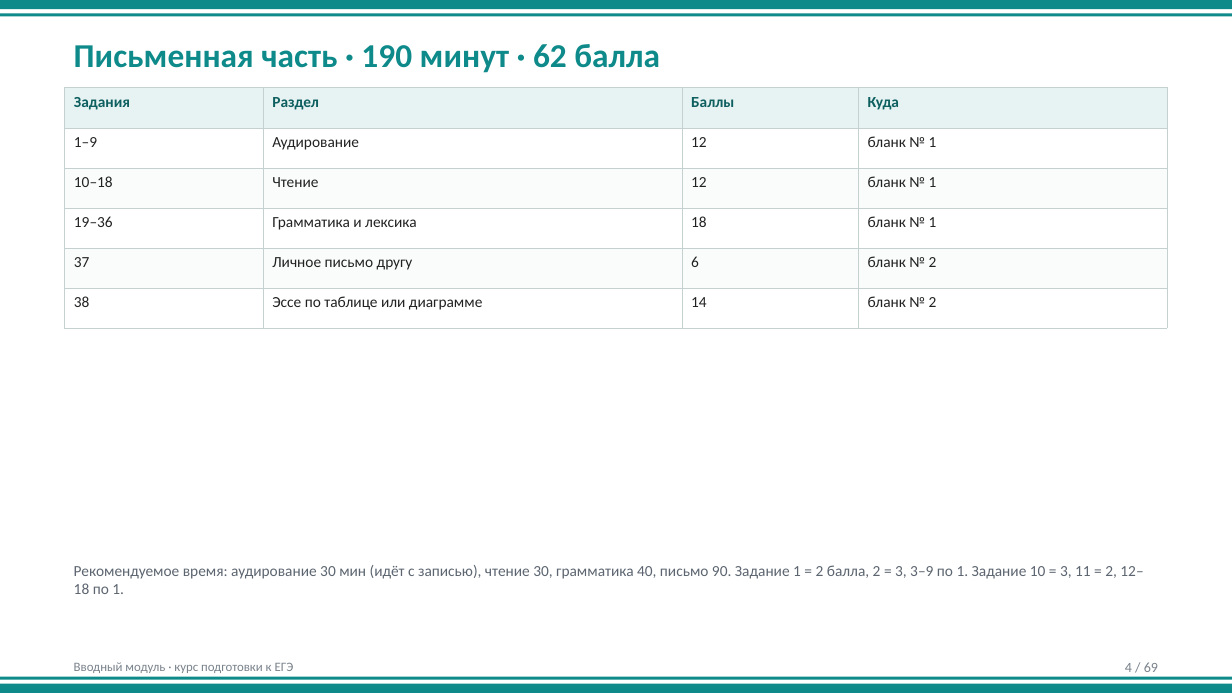
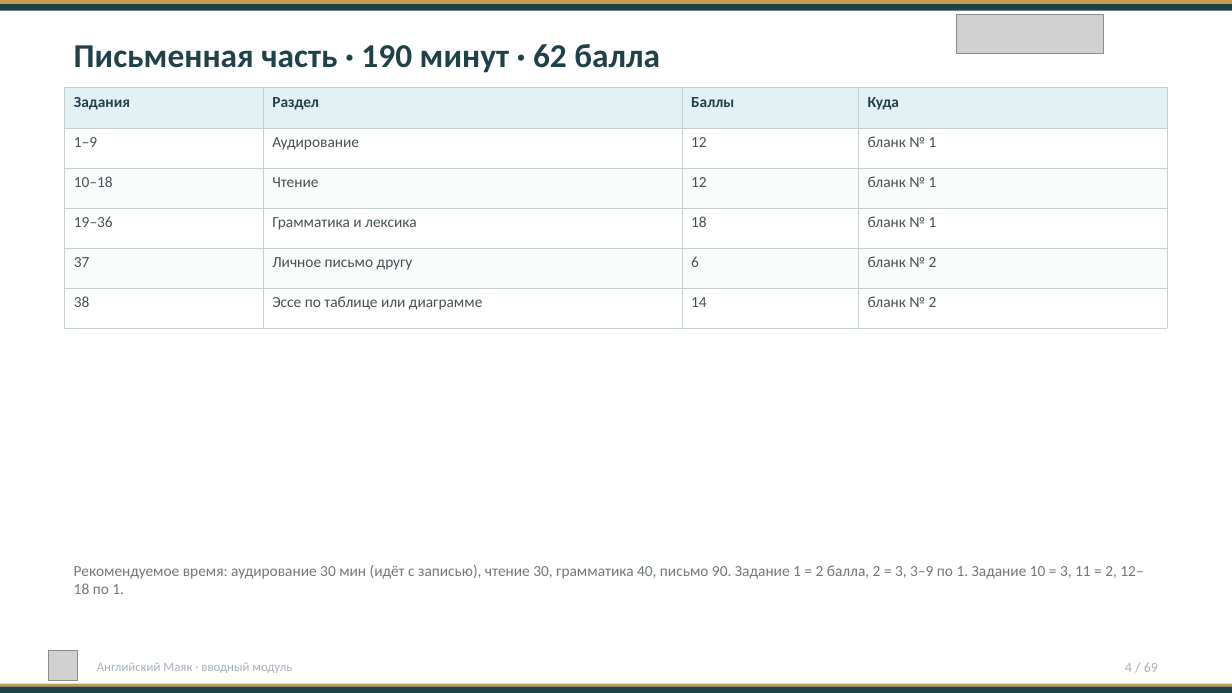
Before and after one commit to munlightshadow/music, a slide deck: slide 4 of ege-english-course/03-curriculum/intro-student/вводный-модуль.pptx. Drawn at 1232x693 pixels with LibreOffice and Linux fonts; fonts in the diff are those of the drawing; grey boxes stand for pictures. Boxes give left, top, right and bottom in pixels: in the first picture for what was removed or moved away, otherwise in the second. Text is boxed around its words. In the diff, an @@ line names an element or a change of style, - is before the commit and + after.

```diff
--- a/ege-english-course/03-curriculum/intro-student/вводный-модуль.pptx
+++ b/ege-english-course/03-curriculum/intro-student/вводный-модуль.pptx
@@ rectangle at <box>0,4,1232,10</box>: fill #0E8A8A to #214149 @@
@@ rectangle: place and size @@
-rectangle at <box>0,0,1232,9</box>
+rectangle at <box>0,0,1232,4</box>
@@ rectangle at <box>0,0,1232,4</box>: fill #0E8A8A to #C19B4F @@
@@ rectangle: place and size @@
-rectangle at <box>0,13,1232,16</box>
+rectangle at <box>0,4,1232,10</box>
@@ picture added at <box>957,15,1104,54</box> @@
@@ text "Письменная часть · 190 минут ..." at <box>74,44,660,73</box>: text colour #0E8A8A to #214149 @@
@@ table at <box>65,88,1167,328</box> @@
@@ fill #E7F3F3 to #E4F1F4 in row 1 @@
@@ text colour #0E5F5F to #214149 in "Задания", "Раздел", "Баллы", "Куда" @@
@@ text colour #222222 to #494F55 in "1–9", "Аудирование", "12", "бланк № 1" and 16 more places @@
@@ text "Рекомендуемое время: аудирование 30 мин ..." at <box>74,565,1143,594</box>: text colour #5C6570 to #70787C @@
@@ picture added at <box>48,651,78,680</box> @@
@@ text "4 / 69" at <box>1125,662,1158,672</box>: text colour #7A838C to #A8B2BB @@
@@ rectangle at <box>0,687,1232,693</box>: fill #0E8A8A to #214149 @@
@@ rectangle at <box>0,684,1232,687</box>: fill #0E8A8A to #C19B4F @@
@@ rectangle: place and size @@
-rectangle at <box>0,677,1232,679</box>
+rectangle at <box>0,684,1232,687</box>
@@ text at <box>97,662,292,673</box>: text changed; text colour #7A838C to #A8B2BB @@
-Вводный модуль · курс подготовки к ЕГЭ
+Английский Маяк · вводный модуль
```
Also in this commit, not shown: 68 other slides changed, 20 other files.
